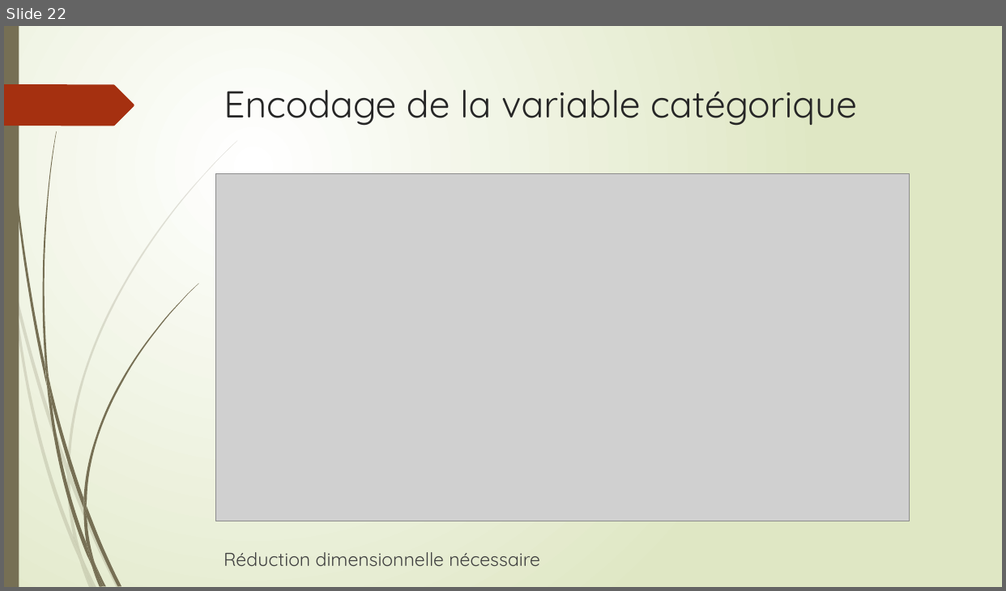
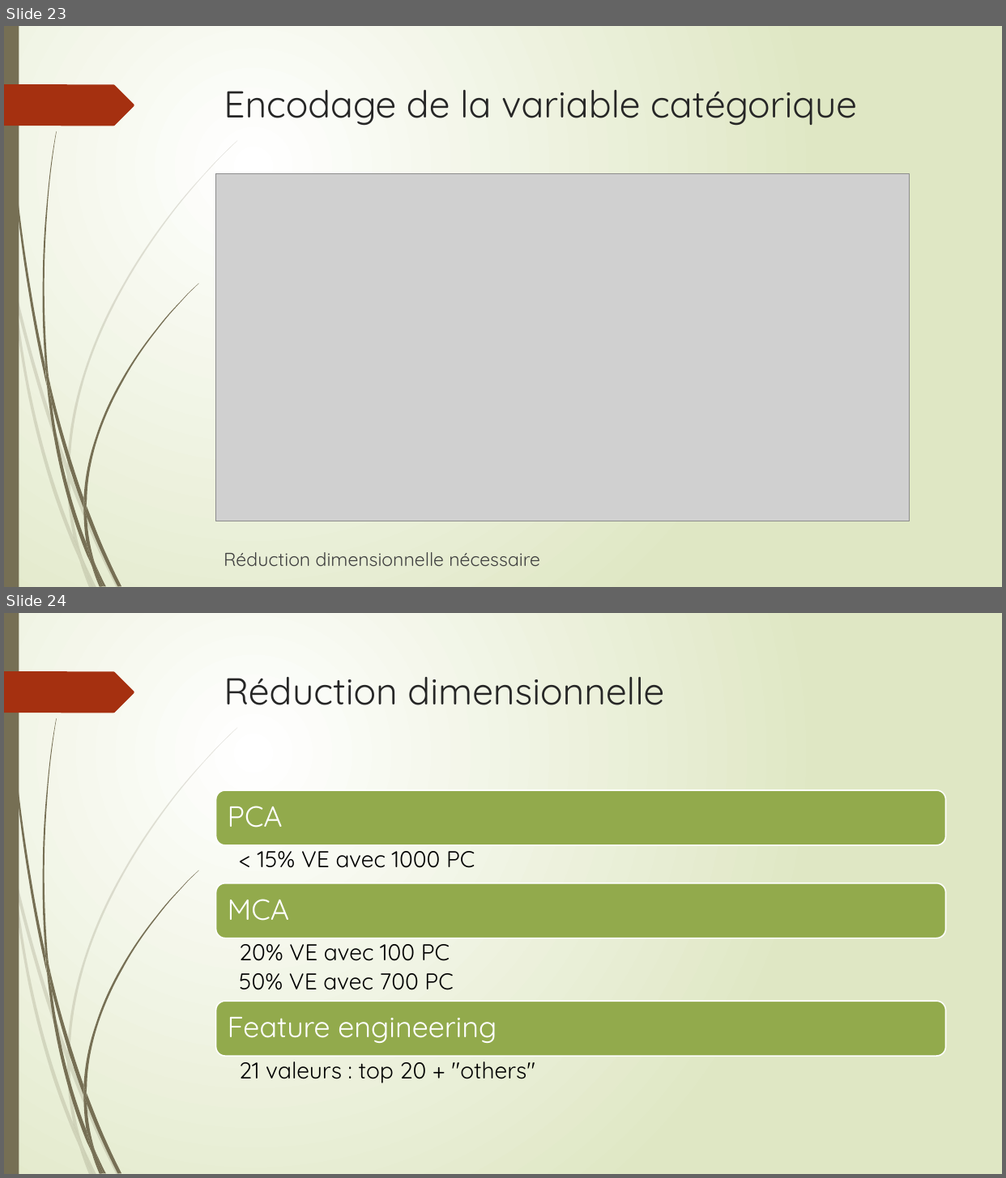
Before and after one commit to Anvil-Late/DS_prj3, a slide deck: Présentation Projet 3.pptx. Shown one above the other, each under a label of ours: slide 22 before the commit, slides 23 and 24 after it. The pictures are 1006x591 and 1006x1178 pixels, drawn with LibreOffice and Linux fonts; fonts in the diff are those of the drawing; grey boxes stand for pictures. Boxes give left, top, right and bottom in pixels: in the first picture for what was removed or moved away, otherwise in the second. Text is boxed around its words. In the diff, an @@ line names an element or a change of style, - is before the commit and + after.

```diff
--- a/Présentation Projet 3.pptx
+++ b/Présentation Projet 3.pptx
@@ slide 24 added at [4, 613, 1002, 1174], background gradient #FFFFFF to #DFE8C4; not listed: 24 template elements that a slide beside it also shows @@
@@ title added at [224, 677, 664, 705], 36 pt, text #262626 @@
+Réduction dimensionnelle
@@ group added at [216, 790, 946, 1084]: 6 texts, 3 rounded rectangles @@
+PCA
+  < 15% VE avec 1000 PC
+MCA
+  20% VE avec 100 PC
+  50% VE avec 700 PC
+Feature engineering
+  21 valeurs : top 20 + "others"
@@ what was slide 22 is now slide 23 @@
```
Also in this commit, not shown: 2 slides changed, 5 other slides added, 1 slide removed.
